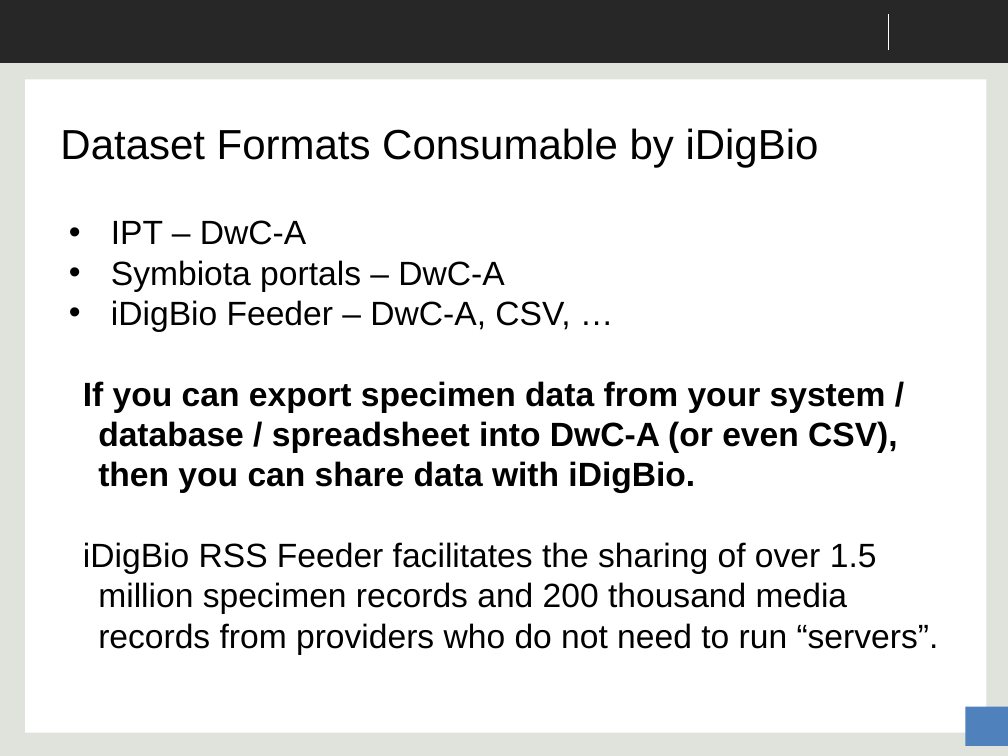
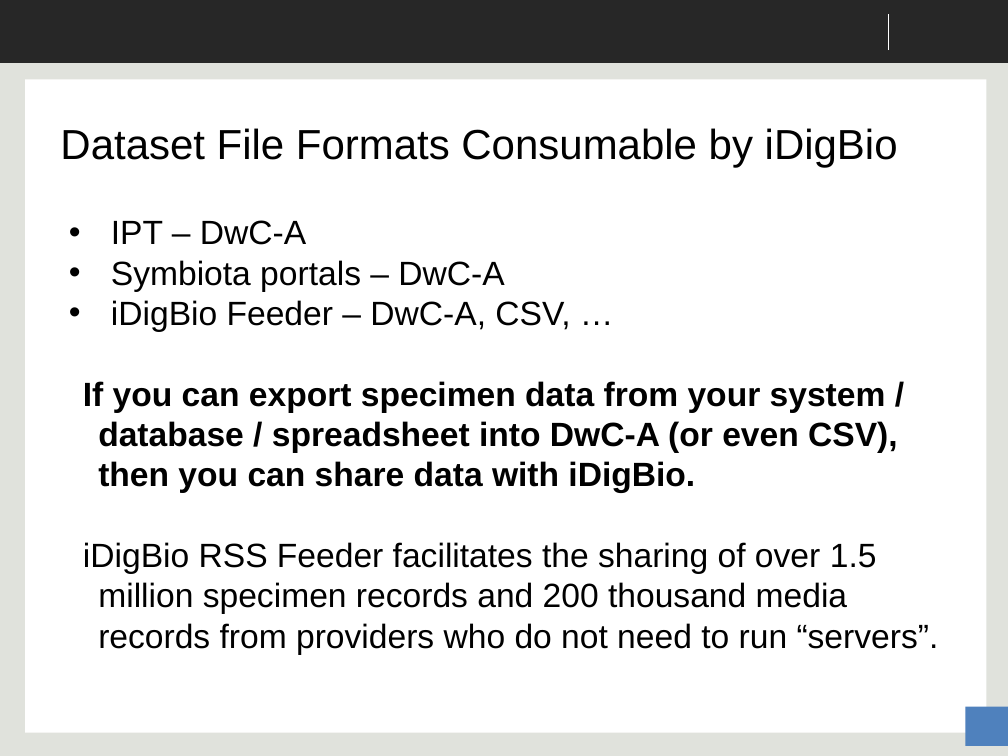
Before and after one commit to danstoner/idigbio-scratch, a slide deck: slide 14 of iDigBio Data Ingestion - CYWG 2014.pptx (slide 9 before the commit). Drawn at 1008x756 pixels with LibreOffice and Linux fonts; fonts in the diff are those of the drawing; background and template pictures are left out. Boxes give left, top, right and bottom in pixels: in the first picture for what was removed or moved away, otherwise in the second. Text is boxed around its words. In the diff, an @@ line names an element or a change of style, - is before the commit and + after.

```diff
--- a/iDigBio Data Ingestion - CYWG 2014.pptx
+++ b/iDigBio Data Ingestion - CYWG 2014.pptx
@@ title at [60,128,898,167]: text changed @@
-Dataset Formats Consumable by iDigBio
+Dataset File Formats Consumable by iDigBio
```
Also in this commit, not shown: 3 other slides changed, 3 slides added, 1 other file.
